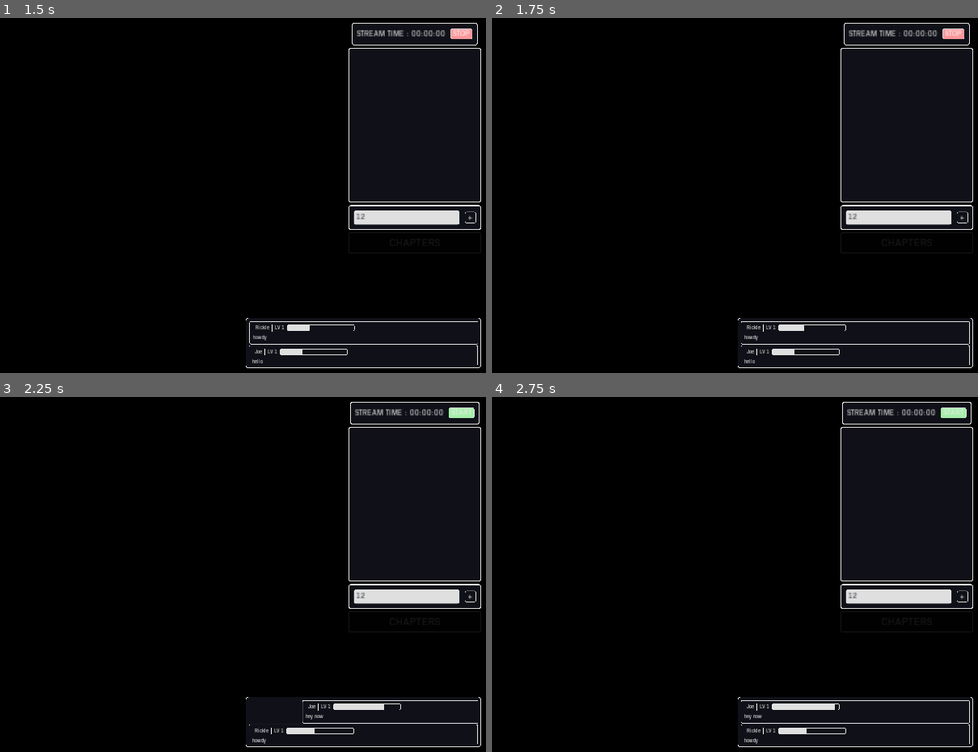
Above: before the commit, frames 1-4 (two rows, left to right).
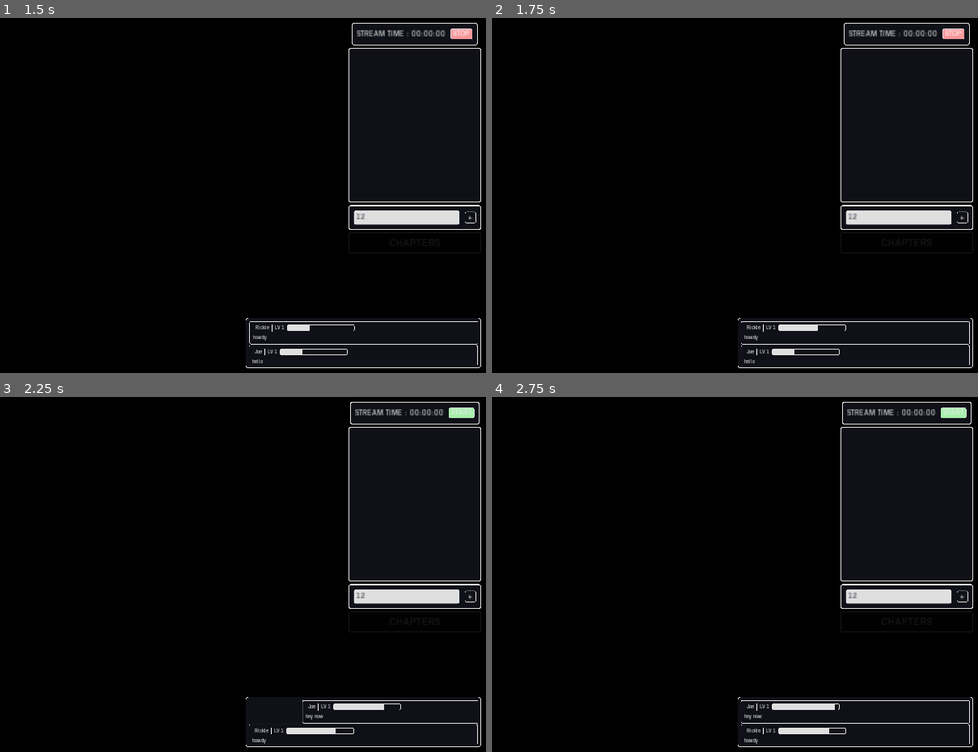
Above: after the commit, the same moments.

Repository: ACB-prgm/LiveStreamGamez.nosync
Game: Godot game, scene res://MainScene/Main.tscn
The game is run twice, just before and just after one commit, with the same random seed, the same clock (stepped at 60 frames per second) and the same inputs.
Inputs (mouse positions are in pixels of both pictures, inside the frame that each line leads up to):
- Up to frame 1 (1.5 s): click (408, 216) at 0.52 s; type "12" at 0.6 s; click "START" at 1.25 s
- Up to frame 2 (1.75 s): no input
- Up to frame 3 (2.25 s): click "STOP" at 2 s
- Up to frame 4 (2.75 s): no input

Frame 1 is identical in both runs. In frame 2, less than 0.1% of the frame differs, in the area x 64-68%, y 86-89%; in frame 3, less than 0.1%; in frame 4, less than 0.1%, in the area x 64-70%, y 93-95%.
Error in both runs: Invalid call. Nonexistent function 'get' in base 'Nil'. (res://ChatXP/FlaskAPI/FlaskAPI.gd:112)

Commit message:
Fix chatplayer animation issue

Diff:
--- a/ProjectFiles/ChatXP/ChatPlayer/ChatPlayer.gd
+++ b/ProjectFiles/ChatXP/ChatPlayer/ChatPlayer.gd
@@ -55,7 +55,7 @@
 
 	var xp_gain = anim_info.get("xp_gain") / TaskManagerGlobals.LEVEL_INFO.get(anim_info.get("level")) * 100
 
-	tween.interpolate_property(xp_bar, "value", null, xp_gain,
+	tween.interpolate_property(xp_bar, "value", null, xp_bar.value + xp_gain,
 	1, Tween.TRANS_CIRC, Tween.EASE_OUT)
 	tween.start()
 
--- a/ProjectFiles/ChatXP/LiveChat/ChatManager.gd
+++ b/ProjectFiles/ChatXP/LiveChat/ChatManager.gd
@@ -7,13 +7,6 @@
 
 var current_stream = ""
 var playerTSCN = preload("res://ChatXP/ChatPlayer/ChatPlayer.tscn")
-#var default_player_info = {
-#	"icon" : null,
-#	"level": 1,
-#	"level_xp" : 0,
-#	"last_stream" : "",
-#	"num_comments" : 0
-#}
 var default_player_info = {
 	"progression" : {
 		"level": 1,
@@ -78,8 +71,6 @@
 		var level_up_threshold = TaskManagerGlobals.LEVEL_INFO.get(progression_info.get("level"))
 		var previous_level_xp = progression_info.get("level_xp")
 		var theoretical_level_xp = previous_level_xp + xp_gain
-
-		prints(previous_level_xp, theoretical_level_xp, level_up_threshold)
 
 		if  theoretical_level_xp > level_up_threshold: # level up!
 			level_up = true
